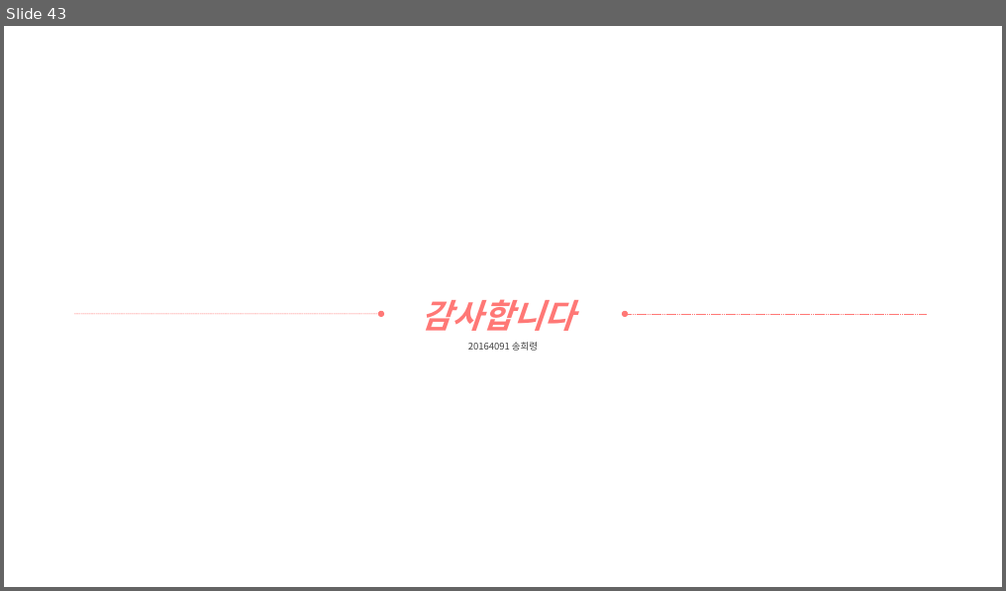
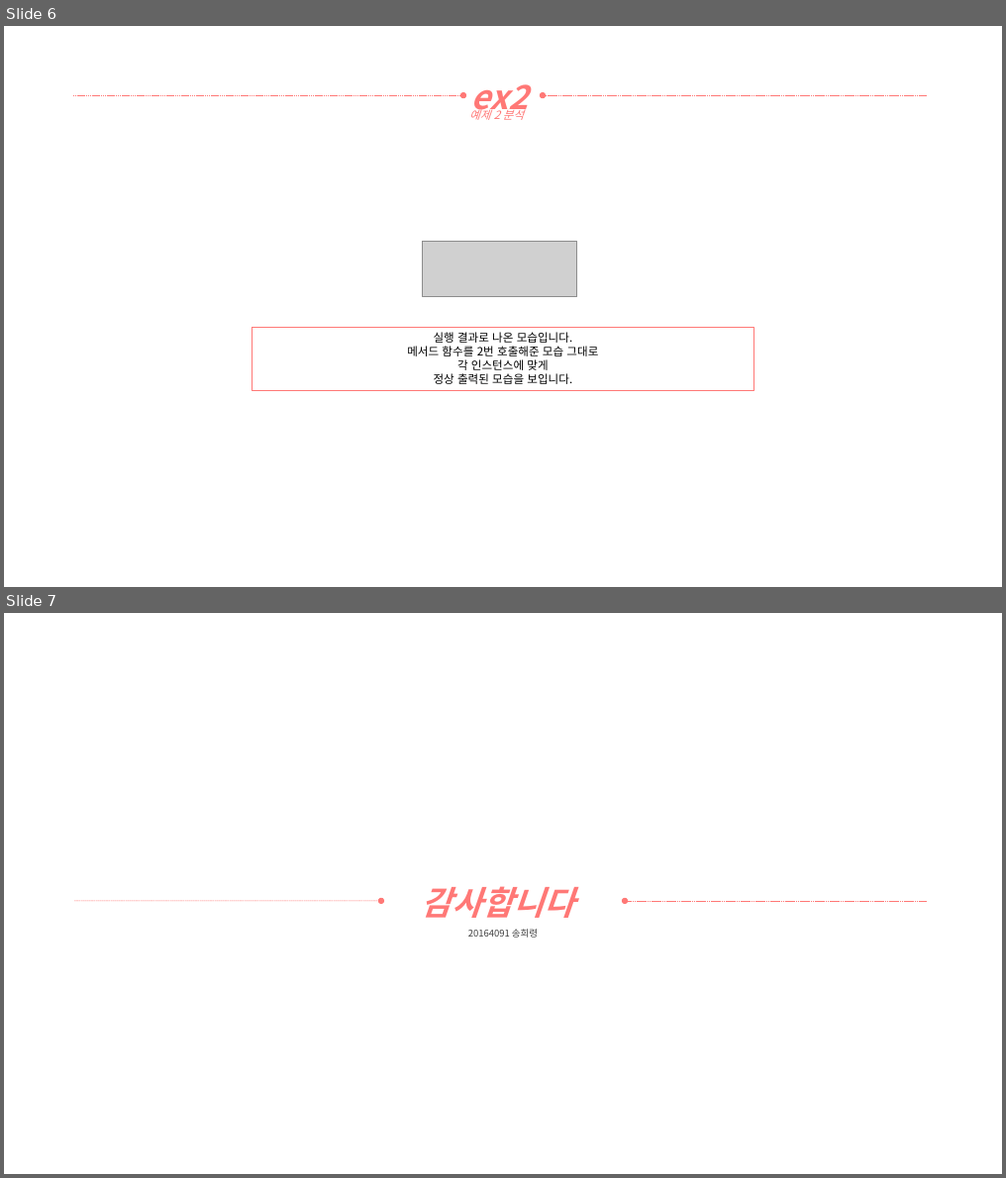
Before and after one commit to yooatom2200/Programing_Base_2, a slide deck: 1장/20164091-송희령-7주차 과제1.pptx. Shown one above the other, each under a label of ours: slide 43 before the commit, slides 6 and 7 after it. The pictures are 1006x591 and 1006x1178 pixels, drawn with LibreOffice and Linux fonts; fonts in the diff are those of the drawing; grey boxes stand for pictures. Boxes give left, top, right and bottom in pixels: in the first picture for what was removed or moved away, otherwise in the second. Text is boxed around its words. In the diff, an @@ line names an element or a change of style, - is before the commit and + after.

Commit message:
예제2 완성

```diff
--- a/1장/20164091-송희령-7주차 과제1.pptx
+++ b/1장/20164091-송희령-7주차 과제1.pptx
@@ slide 6 added at [4,26,1002,587], background #FFFFFF @@
@@ text added at [471,84,529,119], 32 pt, text #FF7876, bold, italic @@
+ex2
@@ arrow added from (73, 95) to (463, 95), #FF7876 0.5 pt dashed @@
@@ text added at [469,107,524,120], 11 pt, text #FF7876, italic @@
+예제 2 분석
@@ arrow added from (927, 95) to (543, 95), #FF7876 0.5 pt dashed @@
@@ picture added at [423,242,577,297] @@
@@ rectangle added at [252,328,754,390], outline #FF7876 1 pt, 11 pt, text #000000 @@
+실행 결과로 나온 모습입니다.
+메서드 함수를 2번 호출해준 모습 그대로
+각 인스턴스에 맞게
+정상 출력된 모습을 보입니다.
@@ what was slide 43 is now slide 7 @@
```
Also in this commit, not shown: 1 slide changed, 4 other slides added, 41 slides removed, 3 other files.
